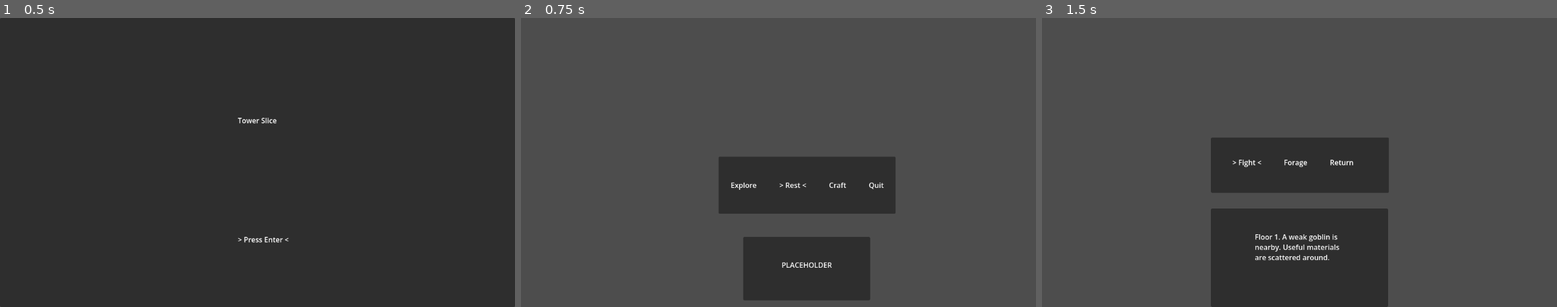
Above: before the commit, frames 1-3 (left to right).
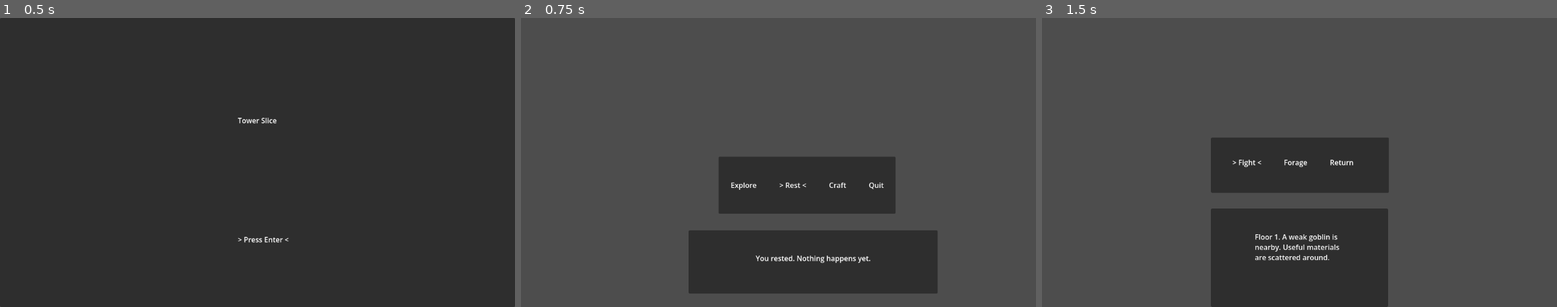
Above: after the commit, the same moments.

Repository: RaoulTheF00l/Tower-Slice
Game: Godot game, scene res://Scene/title.tscn
Two runs of this game, one before a commit and one after it. Both use one fixed random seed, a clock stepped at 60 frames per second and the inputs below.
Inputs:
- Up to frame 1 (0.5 s): no input
- Up to frame 2 (0.75 s): tap Enter (ui_accept) at 0.5 s; hold Right (ui_right) from 0.53 s (still down); hold Enter (ui_accept) from 0.53 s (still down)
- Up to frame 3 (1.5 s): release Right (ui_right) at 1.28 s; release Enter (ui_accept) at 1.28 s; hold Left (ui_left) from 1.28 s (still down); tap Enter (ui_accept) at 1.35 s

Frame 1 is identical in both runs. In frame 2, 6.6% of the frame differs, in the area x 32-81%, y 73-98%; in frame 3, nothing differs.

Commit message:
Added messageLog logic to hub scene. v0.0.1 complete

Diff:
--- a/Scene/hub.tscn
+++ b/Scene/hub.tscn
@@ -67,10 +67,10 @@
 anchor_top = 1.0
 anchor_right = 0.5
 anchor_bottom = 1.0
-offset_left = -143.0
-offset_top = -208.0
-offset_right = 141.0
-offset_bottom = -66.0
+offset_left = -265.0
+offset_top = -223.0
+offset_right = 292.0
+offset_bottom = -81.0
 grow_horizontal = 2
 grow_vertical = 0
 
@@ -90,7 +90,9 @@
 
 [node name="MessageLabel" type="RichTextLabel" parent="MessagePanel/VBoxContainer" unique_id=1871609907]
 layout_mode = 2
-text = "PLACEHOLDER"
+text = "Quest:
+
+Complete the protoype!"
 fit_content = true
 autowrap_mode = 0
 horizontal_alignment = 1
--- a/Scripts/hub.gd
+++ b/Scripts/hub.gd
@@ -4,6 +4,7 @@
 @onready var rest_label: Label = $HBoxContainer/restLabel
 @onready var craft_label: Label = $HBoxContainer/craftLabel
 @onready var quit_label: Label = $HBoxContainer/quitLabel
+@onready var message_label: RichTextLabel = $MessagePanel/VBoxContainer/MessageLabel
 
 var labels: Array[Label] = []
 var options := ["Explore", "Rest", "Craft", "Quit"]
@@ -53,13 +54,13 @@
 		get_tree().change_scene_to_file("res://Scene/first_floor.tscn")
 
 	elif selected_option == "Rest":
-		print("You rested. Nothing happens yet.")
+		message_label.text = "You rested. Nothing happens yet."
 
 	elif selected_option == "Craft":
 		if Gamestate.craft_dagger():
-			print("You crafted the D-Rank Dagger! Prototype complete!")
+			message_label.text = "You crafted the D-Rank Dagger! Prototype complete!"
 		else:
-			print("You need 1 Fang, 1 Silk, and 2 Wood.")
+			message_label.text = "You need 1 Fang, 1 Silk and 2 Wood to craft a D-Rank Dagger."
 
 	elif selected_option == "Quit":
 		get_tree().quit()
